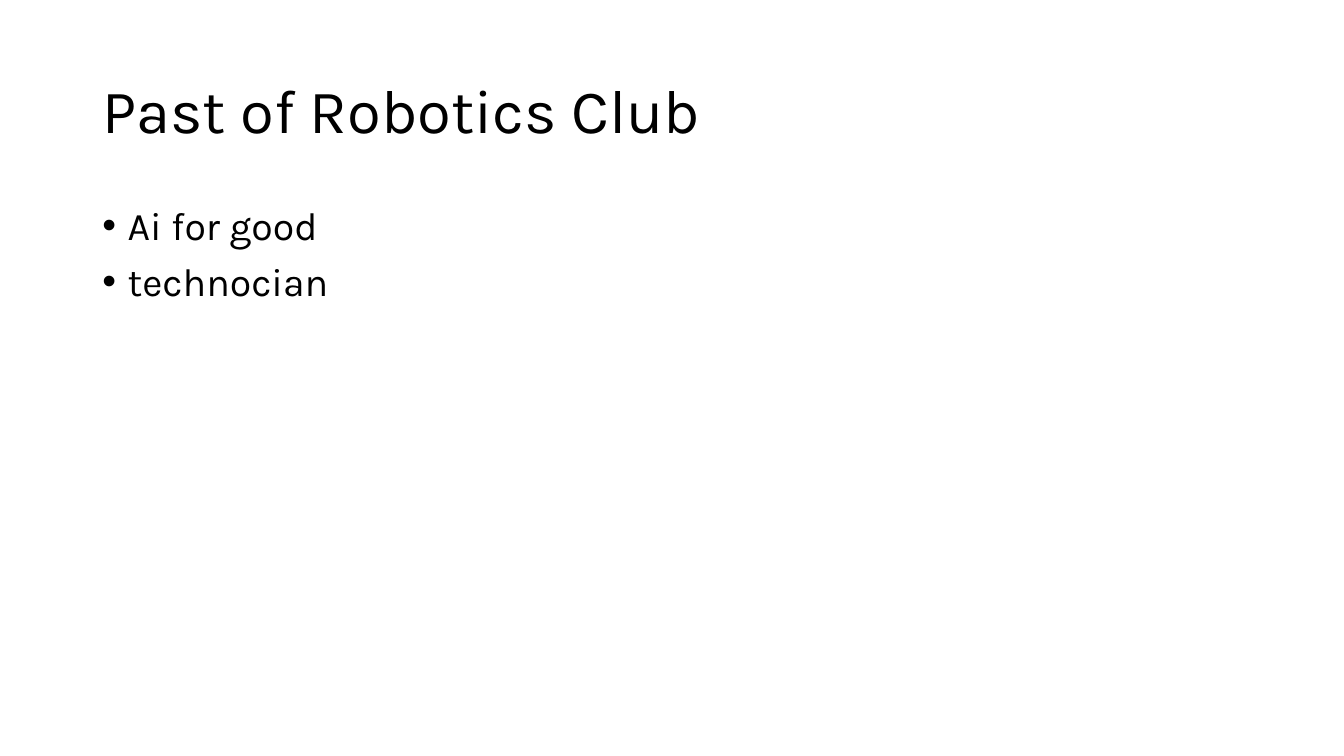
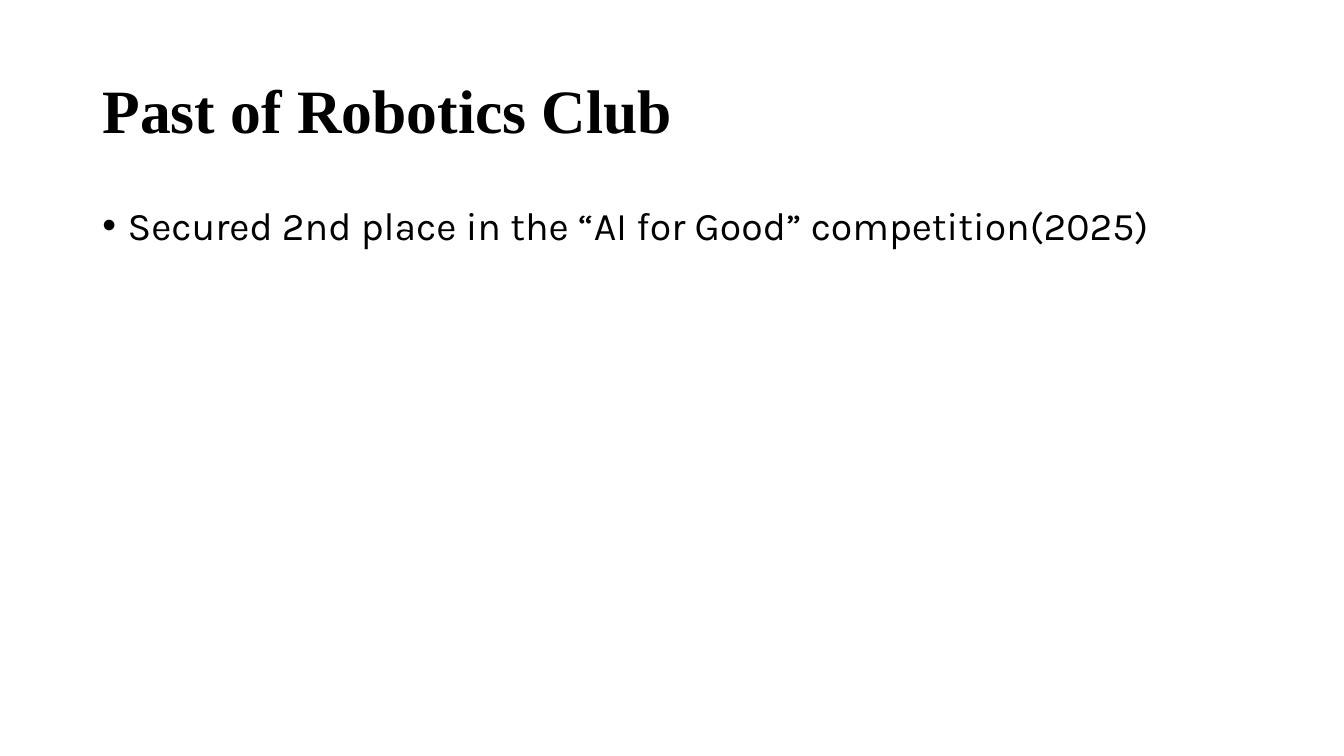
Before and after one commit to Null-undefined-source/UARC, a slide deck: slide 7 of United Academy Robotics Club.pptx. Drawn at 1344x756 pixels with LibreOffice and Linux fonts; fonts in the diff are those of the drawing. Boxes give left, top, right and bottom in pixels: in the first picture for what was removed or moved away, otherwise in the second. Text is boxed around its words. In the diff, an @@ line names an element or a change of style, - is before the commit and + after.

```diff
--- a/United Academy Robotics Club.pptx
+++ b/United Academy Robotics Club.pptx
@@ title "Past of Robotics Club" at <box>102,89,672,134</box>: font Karla to Times New Roman, bold on @@
@@ text at <box>128,211,1149,250</box>: text changed @@
-• Ai for good
-• technocian
+• Secured 2nd place in the “AI for Good” competition(2025)
```
Also in this commit, not shown: 5 other slides changed.
